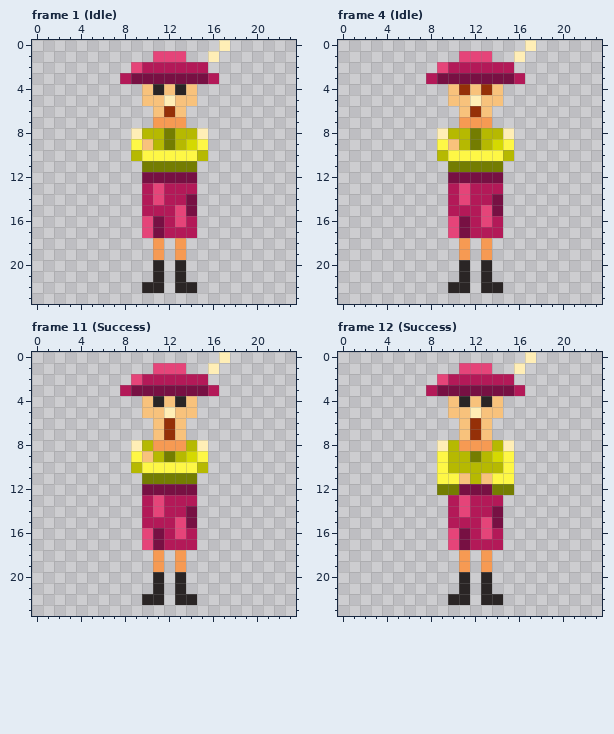
Pixel-art file, stored at assets/images/sink_strict_lady.aseprite. The picture above is the old version.
24x24 pixels, 50 frames. Shown: frame 1 (Idle), frame 4 (Idle), frame 11 (Success), frame 12 (Success). The commit also changed other frames, which this record leaves out.
New version:
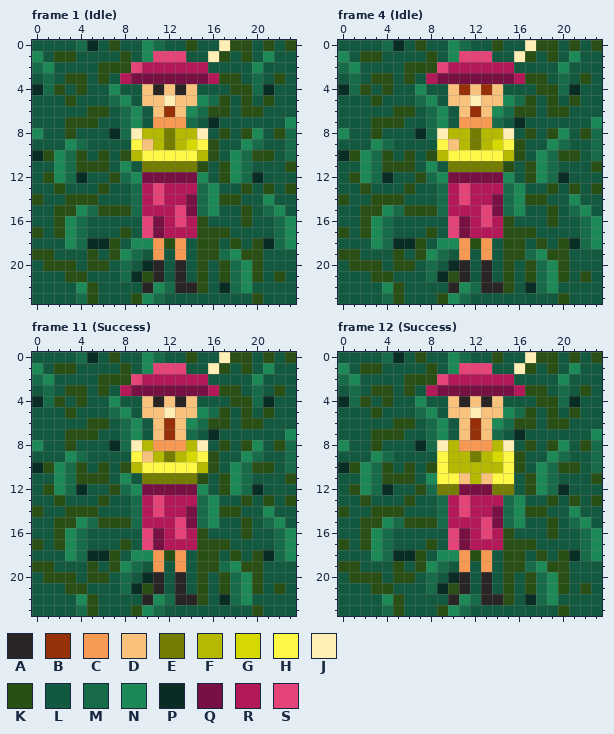
Palette (. is transparent): A #2a2525  B #953008  C #f69a53  D #f8c27c  E #747d01  F #b6b901  G #d5d901  H #fef746  J #ffeeb6  K #2a4f15  L #135940  M #176b49  N #1d8957  P #092c24  Q #771043  R #b31958  S #e54479
Difference:
layer "Layer 2" added
layer "Layer 3" added
Changed rows in their new state; - is an unchanged pixel.
Frame 1 (Idle), layers "Layer 3", "Layer 2":
first column x 0:
 0 LLLLMPLKLLNMLLKLL-KKLKLK
 1 NLKKLLLLKLN---LL-KLKLNLL
 2 MNLLLLKKK-------LLLLNLLL
 3 LMLKKLKL---------KKLMLKL
 4 PMKLKLLNLL-----LLLKKMPLL
 5 LLLKLLLMNL-----NMKLKLKLL
 6 LLLLLKKLMNL---NMKKLKKLLL
 7 LLLKKKLLMNL---MLPLLLLLLN
 8 NLLKLLLPM-------LKLKNLKM
 9 LLLNMLLLL-------KLLNMLLM
10 PKNMKLKLK-------KLNMKKLM
11 LLNMKKKLNL-----KLKNMLLLK
12 LKNMPLLKMN-----NLKNMPLLL
13 LLKLLLKLLM-----MNLLKLKLK
14 KLLKKKLLLM-----MNKKLLNLL
15 LLKKNMKKKM-----MNLLKLMNL
16 LLKNMLLLLL-----KLLLKLLMN
17 KLKNMLLLKL-----KKKLLLLMN
18 LLLNMPPKLNN-K-LKKLKLKPMN
19 KKLLLKLKNML-L-LKKMNKKLLL
20 LKKKLKKLMLP-L-LKLKMNKLLL
21 LLLKKLLLMPK-L-LKLKMNKLKL
22 LLLLNKLLLL-NM--KLPMNLLLL
23 LLLLMKLLLKNMLLLLLLLLKLLL
Frame 4 (Idle), layers "Layer 3", "Layer 2": the same change as frame 1 (Idle)
Frame 11 (Success), layers "Layer 3", "Layer 2": the same change as frame 1 (Idle)
Frame 12 (Success), layers "Layer 3", "Layer 2":
first column x 0:
 0 LLLLMPLKLLNMLLKLL-KKLKLK
 1 NLKKLLLLKLN---LL-KLKLNLL
 2 MNLLLLKKK-------LLLLNLLL
 3 LMLKKLKL---------KKLMLKL
 4 PMKLKLLNLL-----LLLKKMPLL
 5 LLLKLLLMNL-----NMKLKLKLL
 6 LLLLLKKLMNL---NMKKLKKLLL
 7 LLLKKKLLMNL---MLPLLLLLLN
 8 NLLKLLLPM-------LKLKNLKM
 9 LLLNMLLLL-------KLLNMLLM
10 PKNMKLKLK-------KLNMKKLM
11 LLNMKKKLN-------LKNMLLLK
12 LKNMPLLKM-------LKNMPLLL
13 LLKLLLKLLM-----MNLLKLKLK
14 KLLKKKLLLM-----MNKKLLNLL
15 LLKKNMKKKM-----MNLLKLMNL
16 LLKNMLLLLL-----KLLLKLLMN
17 KLKNMLLLKL-----KKKLLLLMN
18 LLLNMPPKLNN-K-LKKLKLKPMN
19 KKLLLKLKNML-L-LKKMNKKLLL
20 LKKKLKKLMLP-L-LKLKMNKLLL
21 LLLKKLLLMPK-L-LKLKMNKLKL
22 LLLLNKLLLL-NM--KLPMNLLLL
23 LLLLMKLLLKNMLLLLLLLLKLLL
Changed places in both pictures, as pixel boxes (x1, y1, x2, y2):
changed: (32, 40, 296, 304)
changed: (338, 40, 602, 304)
changed: (32, 352, 296, 616)
changed: (338, 352, 602, 616)
